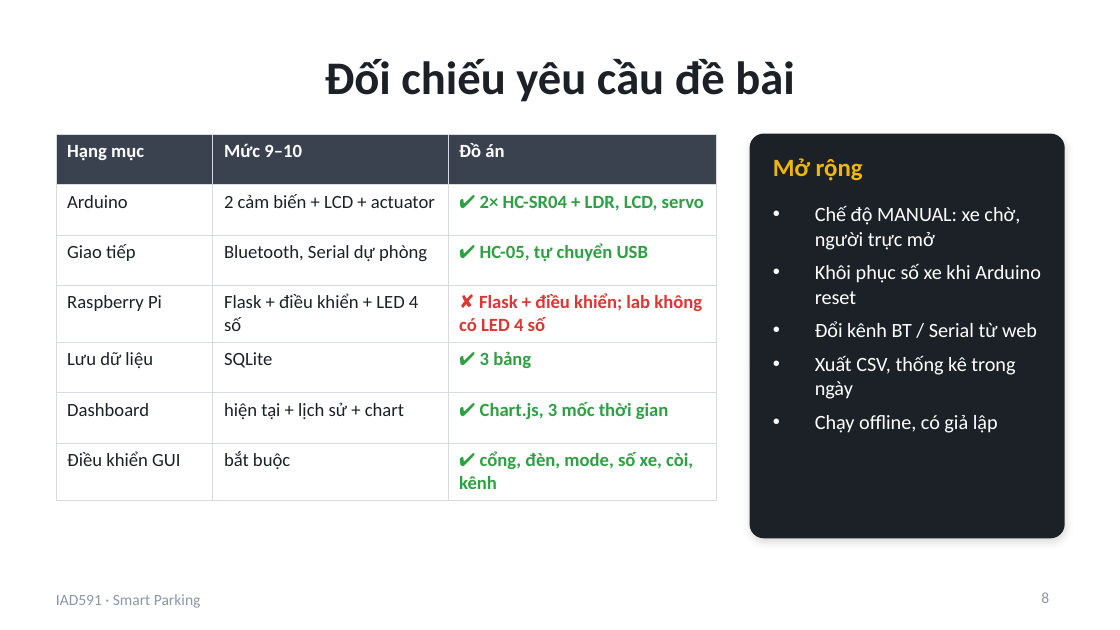
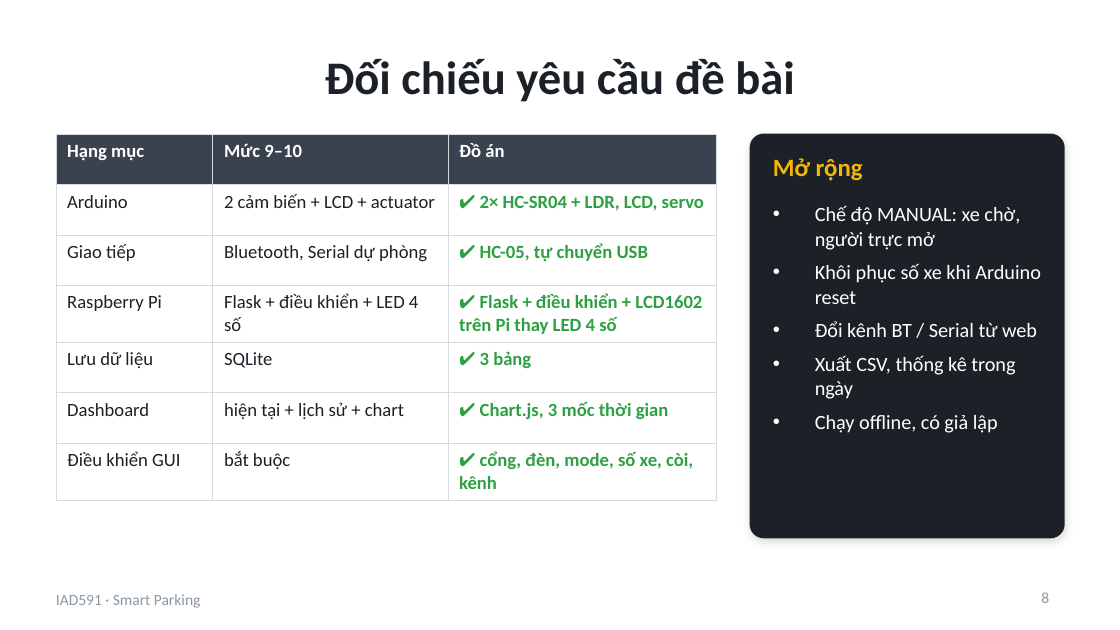
Before and after one commit to haihpse150218/iad591-smart-parking, a slide deck: slide 8 of docs/SmartParking_IAD591.pptx. Drawn at 1120x630 pixels with LibreOffice and Linux fonts; fonts in the diff are those of the drawing. Boxes give left, top, right and bottom in pixels: in the first picture for what was removed or moved away, otherwise in the second. Text is boxed around its words. In the diff, an @@ line names an element or a change of style, - is before the commit and + after.

```diff
--- a/docs/SmartParking_IAD591.pptx
+++ b/docs/SmartParking_IAD591.pptx
@@ table at [56,134,717,493] @@
-row 4, column 3: ✘ Flask + điều khiển; lab không có LED 4 số
+row 4, column 3: ✔ Flask + điều khiển + LCD1602 trên Pi thay LED 4 số
```
Also in this commit, not shown: 3 other slides changed, 5 other files.
